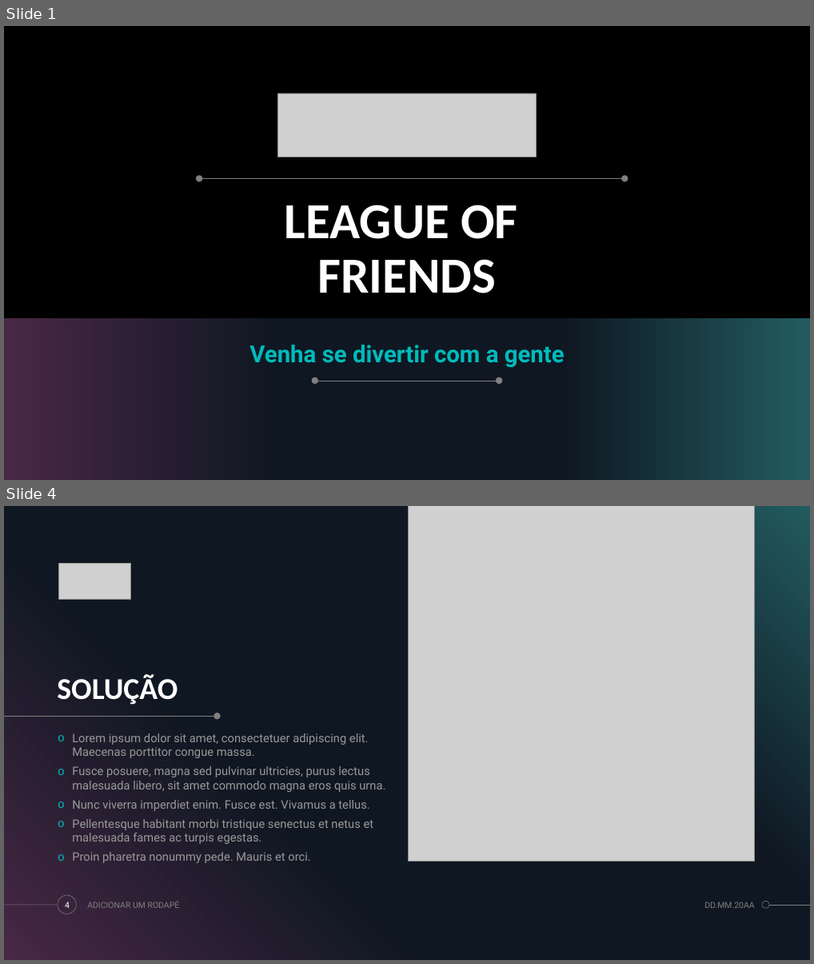
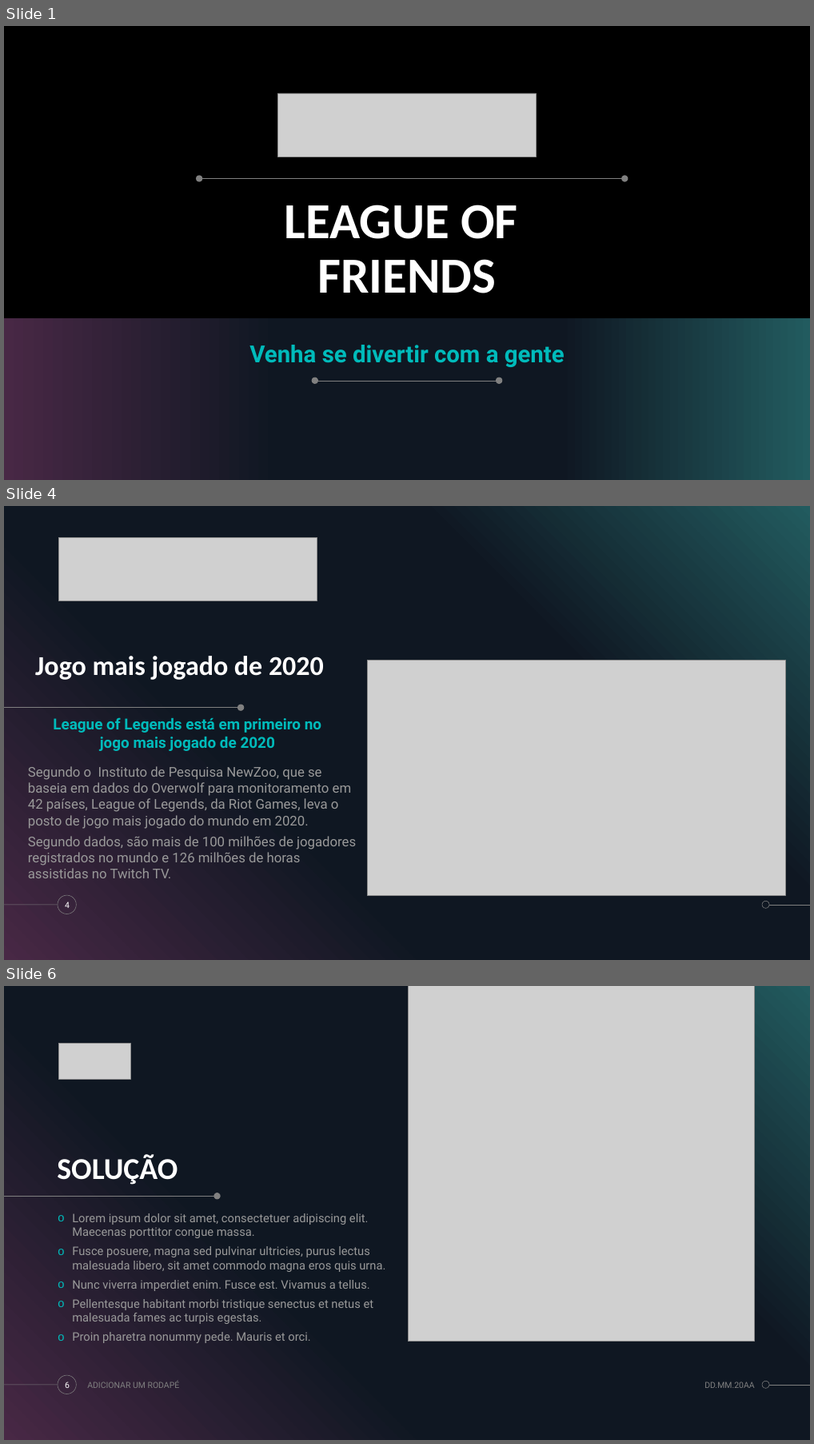
Before and after one commit to DanDan0608/Projeto-Individual, a slide deck: Apresentação-projeto-individual.pptx. Shown one above the other, each under a label of ours: slides 1 and 4 before the commit, slides 1, 4 and 6 after it; the slides between them are not shown. The pictures are 814x964 and 814x1444 pixels, drawn with LibreOffice and Linux fonts; fonts in the diff are those of the drawing; grey boxes stand for pictures; background and template pictures are left out. Boxes give left, top, right and bottom in pixels: in the first picture for what was removed or moved away, otherwise in the second. Text is boxed around its words. In the diff, an @@ line names an element or a change of style, - is before the commit and + after.

```diff
--- a/Apresentação-projeto-individual.pptx
+++ b/Apresentação-projeto-individual.pptx
@@ slide 4 added at [4, 506, 810, 960], background #000000; not listed: 5 template elements that a slide beside it also shows @@
@@ picture added at [58, 537, 317, 601] @@
@@ title added at [35, 656, 324, 680], 32.4 pt, text #FFFFFF, bold @@
+Jogo mais jogado de 2020
@@ picture added at [367, 660, 786, 895] @@
@@ line added from (4, 708) to (240, 708), #808080 0.5 pt @@
@@ text added at [53, 717, 322, 751], 18 pt, text #00BBBB, bold @@
+League of Legends está em primeiro no jogo mais jogado de 2020
@@ ellipse added at [238, 704, 244, 711], fill #808080 @@
@@ text added at [28, 766, 356, 878], 16 pt, text #999999 @@
+Segundo o Instituto de Pesquisa NewZoo, que se baseia em dados do Overwolf para monitoramento em 42 países, League of Legends, da Riot Games, leva o posto de jogo mais jogado do mundo em 2020.
+Segundo dados, são mais de 100 milhões de jogadores registrados no mundo e 126 milhões de horas assistidas no Twitch TV.
@@ page number added at [65, 901, 70, 908], 10 pt, text #FFFFFF @@
+4
@@ what was slide 4 is now slide 6 @@
@@ page number at [65, 1381, 70, 1388]: text changed @@
-4
+6
```
Also in this commit, not shown: 1 slide changed, 2 other slides added, 1 slide removed, 13 other files.
